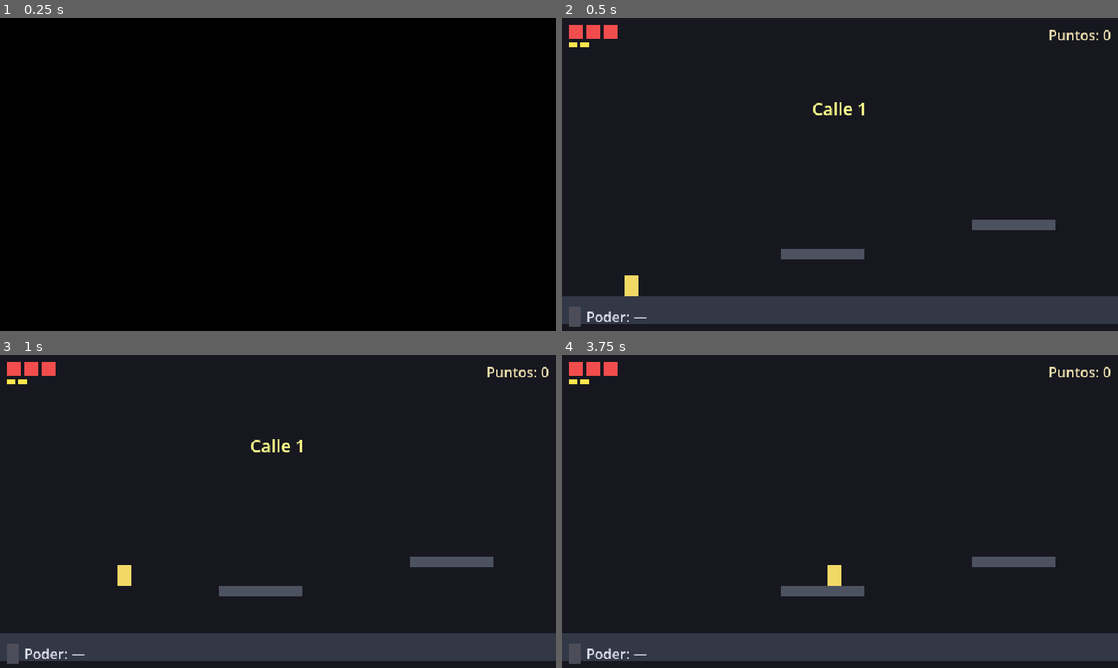
Above: before the commit, frames 1-4 (two rows, left to right).
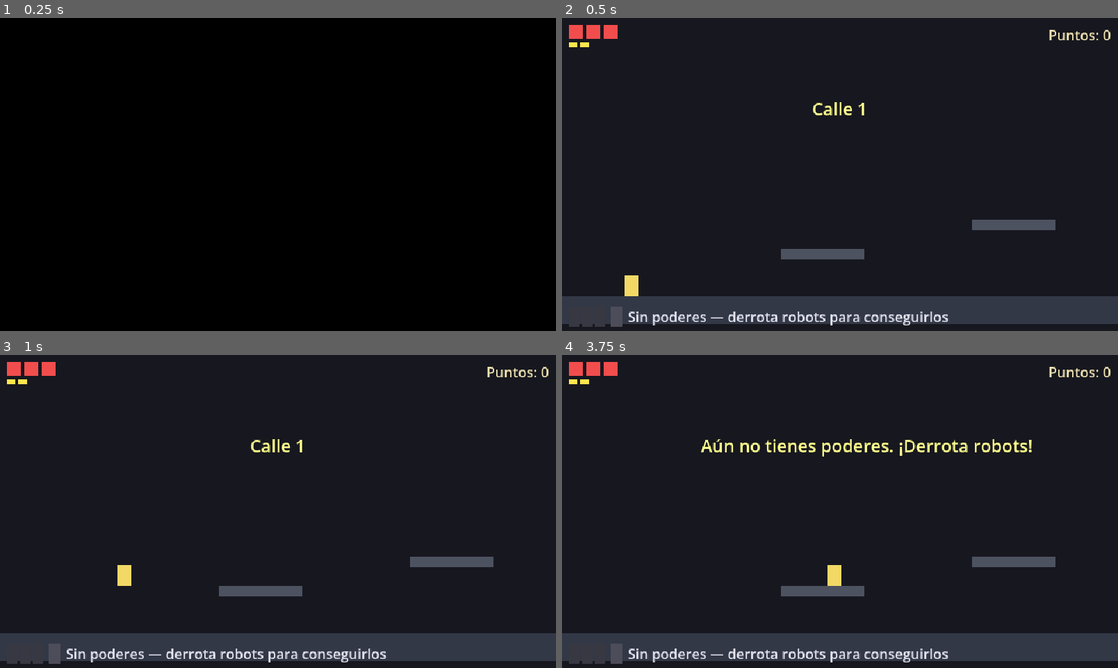
Above: after the commit, the same moments.

Repository: victor-UTR/mundos-de-poder
Game: Godot game, scene res://scenes/Boot.tscn
The game is run twice, just before and just after one commit, with the same random seed, the same clock (stepped at 60 frames per second) and the same inputs.
Inputs:
- Up to frame 1 (0.25 s): no input
- Up to frame 2 (0.5 s): no input
- Up to frame 3 (1 s): tap Enter at 0.5 s; hold D (move_right) from 0.53 s (still down); tap J (attack) at 0.6 s; tap Space (jump) at 0.77 s
- Up to frame 4 (3.75 s): tap 1 (power_1) at 1.35 s; tap Space (jump) at 1.52, 3.02 s; release D (move_right) at 2.03 s; hold A (move_left) 2.03-2.78 s; tap 2 (power_2) at 2.1 s; hold D (move_right) from 2.78 s (still down); tap 3 (power_3) at 2.85 s; tap Q (use_power) at 3.6 s

Frame 1 is identical in both runs. In frame 2, 1.1% of the frame differs, in the area x 3-70%, y 92-99%; in frame 3, 1.1%; in frame 4, 2.2%, in the area x 3-85%, y 26-99%.

Commit message:
fix: el juego no avisaba de por que un poder no hacia nada
Con un solo poder en la mochila, TAB ciclaba de el a si mismo ((0+1)%1=0)
y Q con Vision en pantallas sin plataformas ocultas solo daba un destello
de 0,15 s. Ambas cosas funcionaban, pero parecian el juego roto.

- Player emite la senal notice(msg) y el HUD la muestra: sin poderes al
  pulsar TAB o Q, un unico poder al ciclar, y cuantas plataformas revela
  la Vision o cuantos robots aturde el EMP (0 incluido).
- _reveal_hidden() y _emit_emp() devuelven cuantos objetivos afectaron.
- HUD: tres ranuras 1/2/3 (apagada / en mochila / activa) y contador
  (n/3), para ver de un vistazo cuantos poderes llevas.
- Sin poderes el HUD dice 'Sin poderes - derrota robots' en vez de '-'.
- _toast cancela el tween anterior; con avisos frecuentes se pisaban y el
  mensaje nuevo heredaba el desvanecido del viejo.

Diff:
--- a/scenes/ui/HUD.tscn
+++ b/scenes/ui/HUD.tscn
@@ -88,6 +88,29 @@
 mouse_filter = 2
 theme_override_constants/separation = 6
 
+[node name="Slots" type="HBoxContainer" parent="Root/BottomLeft"]
+focus_mode = 0
+mouse_filter = 2
+theme_override_constants/separation = 3
+
+[node name="Slot1" type="ColorRect" parent="Root/BottomLeft/Slots"]
+custom_minimum_size = Vector2(12, 12)
+focus_mode = 0
+mouse_filter = 2
+color = Color(0.22, 0.22, 0.26, 1)
+
+[node name="Slot2" type="ColorRect" parent="Root/BottomLeft/Slots"]
+custom_minimum_size = Vector2(12, 12)
+focus_mode = 0
+mouse_filter = 2
+color = Color(0.22, 0.22, 0.26, 1)
+
+[node name="Slot3" type="ColorRect" parent="Root/BottomLeft/Slots"]
+custom_minimum_size = Vector2(12, 12)
+focus_mode = 0
+mouse_filter = 2
+color = Color(0.22, 0.22, 0.26, 1)
+
 [node name="PowerDot" type="ColorRect" parent="Root/BottomLeft"]
 custom_minimum_size = Vector2(14, 14)
 focus_mode = 0
--- a/scripts/player/Player.gd
+++ b/scripts/player/Player.gd
@@ -6,6 +6,9 @@
 signal active_power_changed(power_id: int)
 signal shield_charges_changed(n: int)
 signal hits_before_life_changed(remaining: int)
+## Mensaje corto para el HUD. Sin esto, pulsar Q o TAB sin efecto visible
+## parece que el juego está roto (le pasó al primer probador).
+signal notice(msg: String)
 
 @export var speed: float = 140.0
 @export var jump_velocity: float = -360.0
@@ -236,6 +239,12 @@
 # --- Poderes --------------------------------------------------------------
 func _cycle_power() -> void:
 	if GameState.backpack.is_empty():
+		notice.emit("Aún no tienes poderes. ¡Derrota robots!")
+		return
+	# Con un solo poder el ciclo vuelve a él mismo y parece que TAB no va.
+	if GameState.backpack.size() == 1:
+		var only: Dictionary = GameState.POWER_INFO.get(active_power, {"name": "?"})
+		notice.emit("Solo tienes 1 poder: %s" % only["name"])
 		return
 	var idx := GameState.backpack.find(active_power)
 	idx = (idx + 1) % GameState.backpack.size()
@@ -257,6 +266,7 @@
 
 func _use_active_power() -> void:
 	if active_power == -1:
+		notice.emit("Aún no tienes poderes. ¡Derrota robots!")
 		return
 	match active_power:
 		GameState.Power.SHIELD:
@@ -266,10 +276,18 @@
 			_flash(Color(0.4, 0.8, 1.0))
 			Audio.play_ui_switch()
 		GameState.Power.EMP:
-			_emit_emp()
+			var stunned := _emit_emp()
+			if stunned > 0:
+				notice.emit("¡EMP! %d robot(s) aturdido(s)" % stunned)
+			else:
+				notice.emit("EMP lanzado, pero no hay robots cerca")
 			Audio.play_ui_switch()
 		GameState.Power.VISION:
-			_reveal_hidden()
+			var revealed := _reveal_hidden()
+			if revealed > 0:
+				notice.emit("¡%d plataforma(s) revelada(s)!" % revealed)
+			else:
+				notice.emit("Aquí no hay nada oculto")
 			Audio.play_ui_switch()
 
 
@@ -278,13 +296,16 @@
 		shield_aura.visible = shield_charges > 0
 
 
-func _emit_emp() -> void:
+func _emit_emp() -> int:
 	var enemies := get_tree().get_nodes_in_group("enemies")
+	var stunned := 0
 	for e in enemies:
 		if e.global_position.distance_to(global_position) <= 120.0:
 			if e.has_method("stun"):
 				e.stun(2.0)
+				stunned += 1
 	_flash(Color(1.0, 1.0, 0.4))
+	return stunned
 
 
 ## Duración de la revelación. Cruzar el pozo de la pantalla 3 lleva unos
@@ -292,10 +313,13 @@
 const VISION_DURATION := 6.0
 
 
-func _reveal_hidden() -> void:
+func _reveal_hidden() -> int:
+	var revealed := 0
 	for h in get_tree().get_nodes_in_group("hidden"):
 		if h.has_method("reveal"):
 			h.reveal(VISION_DURATION)
+			revealed += 1
+	return revealed
 
 
 func _flash(c: Color) -> void:
--- a/scripts/ui/HUD.gd
+++ b/scripts/ui/HUD.gd
@@ -7,6 +7,7 @@
 @onready var score_label: Label = $Root/TopRight/Score
 @onready var power_label: Label = $Root/BottomLeft/PowerName
 @onready var power_dot: ColorRect = $Root/BottomLeft/PowerDot
+@onready var slots: HBoxContainer = $Root/BottomLeft/Slots
 @onready var shield_badge: Panel = $Root/BottomLeft/ShieldBadge
 @onready var shield_label: Label = $Root/BottomLeft/ShieldBadge/Count
 @onready var toast_label: Label = $Root/Toast
@@ -38,11 +39,29 @@
 		if p.has_signal("hits_before_life_changed"):
 			p.hits_before_life_changed.connect(_on_hits_before_life_changed)
 			_on_hits_before_life_changed(p._hits_left_this_life)
+		if p.has_signal("notice"):
+			p.notice.connect(_toast)
 
 
 func _refresh_all() -> void:
 	_on_lives_changed(GameState.lives)
 	_on_score_changed(GameState.score)
+	_refresh_slots(-1)
+
+
+## Pinta las 3 ranuras: apagada = aún no tienes ese poder, tenue = lo tienes,
+## encendida = es el activo. Así se ve de un vistazo cuántos llevas.
+func _refresh_slots(active_power: int) -> void:
+	for i in slots.get_child_count():
+		var slot: ColorRect = slots.get_child(i)
+		var power_id := i + 1
+		var base: Color = POWER_COLORS.get(power_id, Color.WHITE)
+		if not GameState.has_power(power_id):
+			slot.color = Color(0.22, 0.22, 0.26)
+		elif power_id == active_power:
+			slot.color = base
+		else:
+			slot.color = Color(base.r, base.g, base.b, 0.4)
 
 
 func _on_lives_changed(n: int) -> void:
@@ -56,18 +75,21 @@
 
 
 func _on_active_power_changed(power_id: int) -> void:
+	_refresh_slots(power_id)
 	if power_id == -1:
-		power_label.text = "Poder: —"
+		power_label.text = "Sin poderes — derrota robots para conseguirlos"
 		power_dot.color = Color(0.3, 0.3, 0.35)
 		return
 	var info: Dictionary = GameState.POWER_INFO.get(power_id, {"name": "?"})
-	power_label.text = "Poder: %s   (Q usar · TAB cambiar)" % info["name"]
+	power_label.text = "Poder: %s (%d/3)   Q usar · TAB cambiar" % [
+		info["name"], GameState.backpack.size()]
 	power_dot.color = POWER_COLORS.get(power_id, Color.WHITE)
 
 
 func _on_power_collected(power_id: int) -> void:
 	var info: Dictionary = GameState.POWER_INFO.get(power_id, {"name": "?"})
-	_toast("¡Nuevo poder: %s!" % info["name"])
+	_toast("¡Nuevo poder: %s! (%d/3)" % [info["name"], GameState.backpack.size()])
+	_refresh_slots(power_id)
 
 
 func _on_shield_charges_changed(n: int) -> void:
@@ -88,9 +110,17 @@
 		pip.color = Color(1, 0.9, 0.3) if i < remaining else Color(0.3, 0.3, 0.35)
 
 
+var _toast_tween: Tween
+
+
 func _toast(msg: String) -> void:
+	# Ahora los avisos son mucho más frecuentes, así que hay que cancelar el
+	# anterior: si no, dos tweens sobre el mismo Label se pisan y el texto
+	# nuevo se desvanece con el tiempo restante del viejo.
+	if _toast_tween and _toast_tween.is_valid():
+		_toast_tween.kill()
 	toast_label.text = msg
 	toast_label.modulate.a = 1.0
-	var tween := create_tween()
-	tween.tween_interval(1.4)
-	tween.tween_property(toast_label, "modulate:a", 0.0, 0.6)
+	_toast_tween = create_tween()
+	_toast_tween.tween_interval(1.4)
+	_toast_tween.tween_property(toast_label, "modulate:a", 0.0, 0.6)
Not shown, added: tests/SmokeTest.gd.uid
